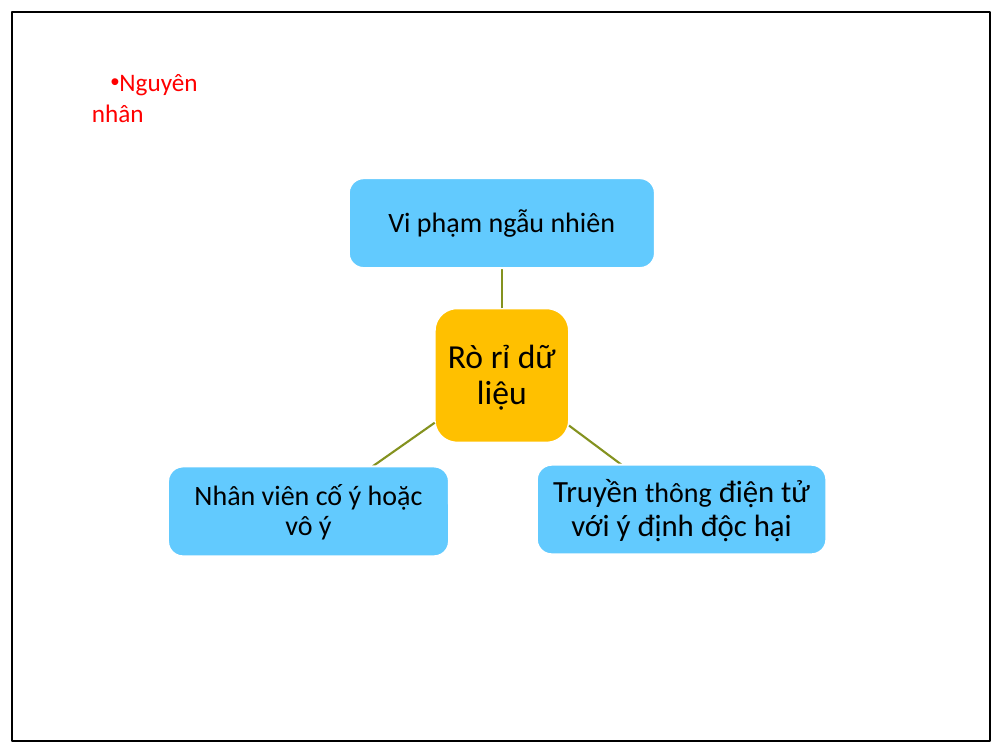
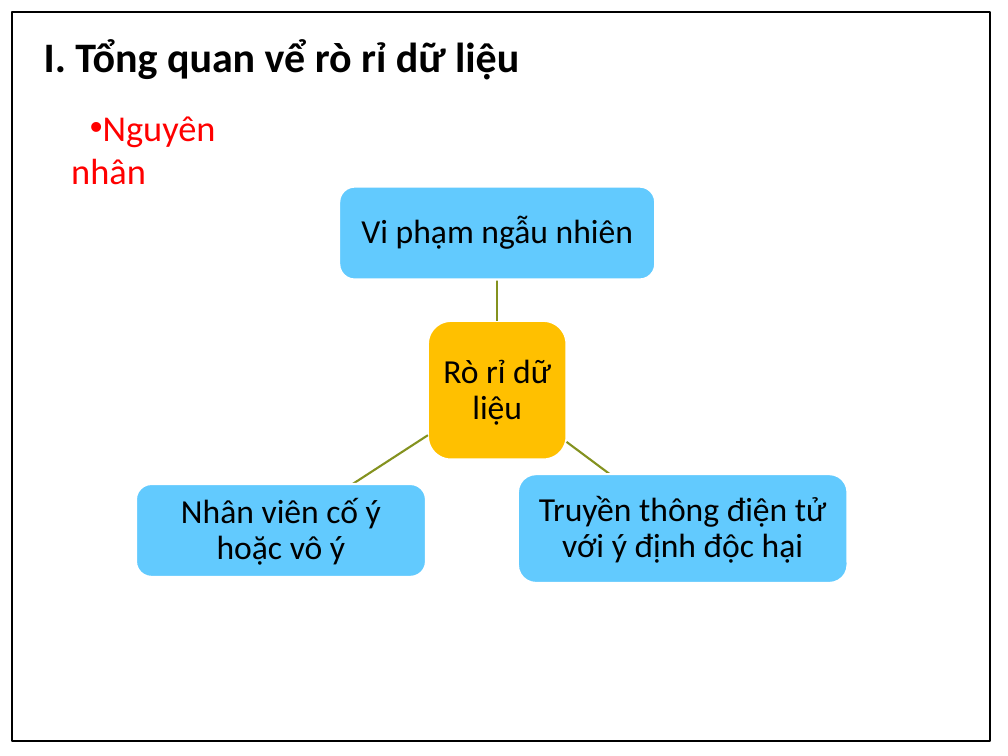
Before and after one commit to apkadmin/doan, a slide deck: slide 6 of Kỹ-thuật-khai-thác-giao-thức-Network-Time.pptx. Drawn at 1008x756 pixels with LibreOffice and Linux fonts; fonts in the diff are those of the drawing; background and template pictures are left out. Boxes give left, top, right and bottom in pixels: in the first picture for what was removed or moved away, otherwise in the second. Text is boxed around its words. In the diff, an @@ line names an element or a change of style, - is before the commit and + after.

```diff
--- a/Kỹ-thuật-khai-thác-giao-thức-Network-Time.pptx
+++ b/Kỹ-thuật-khai-thác-giao-thức-Network-Time.pptx
@@ text added at [44,39,519,80], 30 pt, text #000000, bold @@
+I. Tổng quan vể rò rỉ dữ liệu
@@ text "Nguyên nhân": place and size @@
-text "Nguyên nhân" at [92,74,197,122]
+text "Nguyên nhân" at [71,116,216,185]
@@ text "Nguyên nhân" at [71,116,216,185]: size 18 to 26 pt @@
@@ rounded rectangle: place and size @@
-rounded rectangle at [349,178,655,268]
+rounded rectangle at [340,186,656,279]
@@ text "Vi phạm ngẫu nhiên": place and size @@
-text "Vi phạm ngẫu nhiên" at [388,209,616,237]
+text "Vi phạm ngẫu nhiên" at [361,216,633,249]
@@ text "Vi phạm ngẫu nhiên" at [361,216,633,249]: size 20 to 24 pt; more space between paragraphs @@
@@ freeform shape: place and size @@
-freeform shape at [502,268,502,308]
+freeform shape at [497,280,497,321]
@@ rounded rectangle: place and size @@
-rounded rectangle at [434,308,569,443]
+rounded rectangle at [428,321,568,460]
@@ text "Rò rỉ dữ liệu": place and size @@
-text "Rò rỉ dữ liệu" at [448,344,556,410]
+text "Rò rỉ dữ liệu" at [443,359,551,425]
@@ freeform shape at [353,435,428,484]: rotation 144 to 147 degrees; outline redrawn @@
@@ freeform shape: place and size @@
-freeform shape at [569,426,621,465]
+freeform shape at [567,442,610,474]
@@ rounded rectangle: place and size @@
-rounded rectangle at [537,465,827,554]
+rounded rectangle at [518,474,848,583]
@@ rounded rectangle: place and size @@
-rounded rectangle at [168,467,450,556]
+rounded rectangle at [136,484,426,577]
@@ text "Nhân viên cố ý hoặc ..." at [181,497,381,565]: size 20 to 24 pt; more space between paragraphs @@
@@ text "Nhân viên cố ý hoặc ...": place and size @@
-text "Nhân viên cố ý hoặc ..." at [194,484,423,540]
+text "Nhân viên cố ý hoặc ..." at [181,497,381,565]
@@ text "Truyền thông điện tử với ...": place and size @@
-text "Truyền thông điện tử với ..." at [553,479,810,542]
+text "Truyền thông điện tử với ..." at [539,495,826,563]
@@ text "Truyền thông điện tử với ..." at [539,495,826,563]: size 22 to 24 pt in "Truyền điện tử với ý định độc ..."; size 20 to 24 pt in "thông" @@
```
Also in this commit, not shown: 10 other slides changed, 4 slides added, 2 slides removed, 7 other files.
